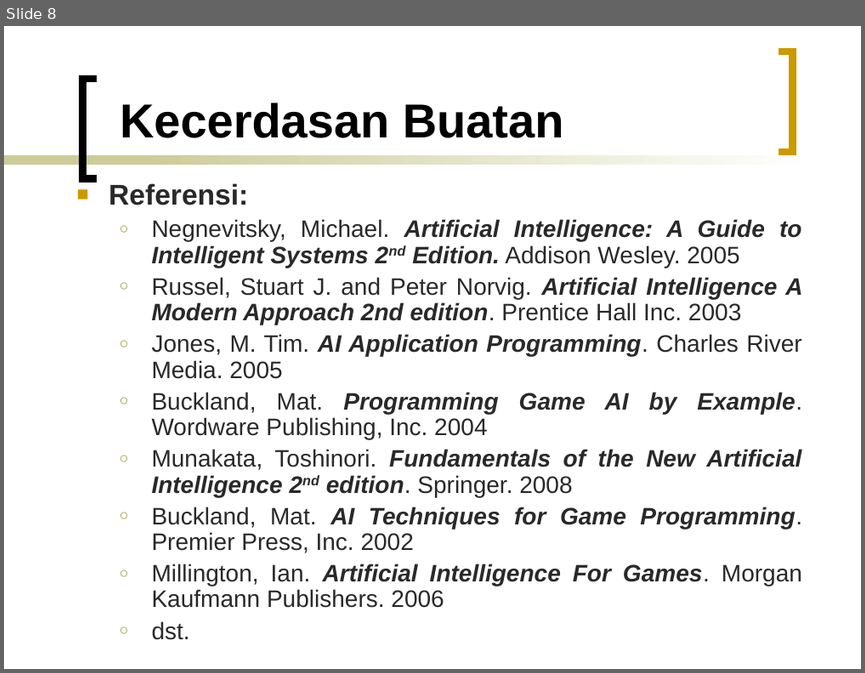
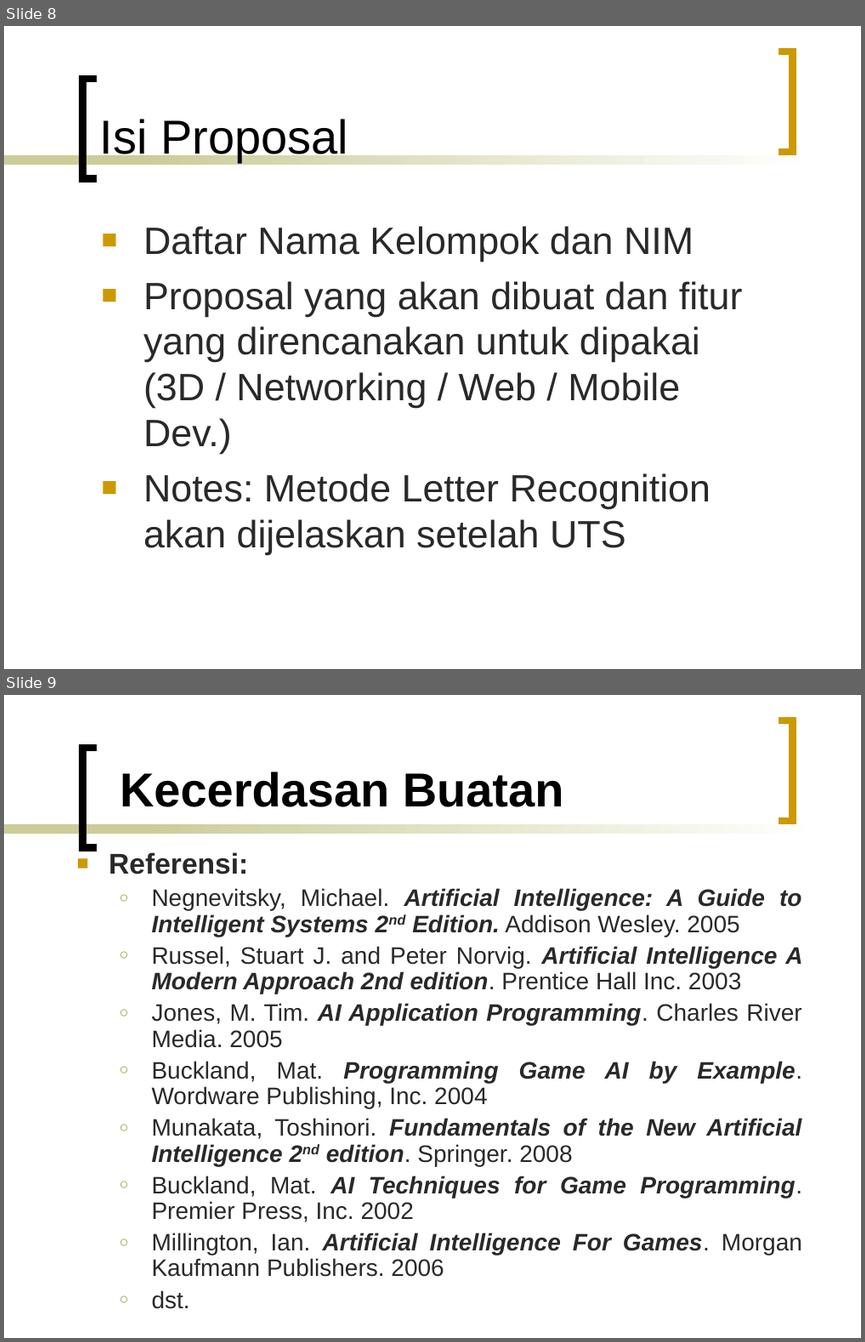
Before and after one commit to hrtanto1986/KB-UKP, a slide deck: Project-KB-2017.ppt. Shown one above the other, each under a label of ours: slide 8 before the commit, slides 8 and 9 after it. The pictures are 865x673 and 865x1342 pixels, drawn with LibreOffice and Linux fonts; fonts in the diff are those of the drawing. Boxes give left, top, right and bottom in pixels: in the first picture for what was removed or moved away, otherwise in the second. Text is boxed around its words. In the diff, an @@ line names an element or a change of style, - is before the commit and + after.

Commit message:
Tambahan Kriteria Isi Proposal

```diff
--- a/Project-KB-2017.ppt
+++ b/Project-KB-2017.ppt
@@ slide 8 added at (x1=4, y1=26, x2=861, y2=669), background #FFFFFF; not listed: 4 template elements that a slide beside it also shows @@
@@ title added at (x1=100, y1=119, x2=348, y2=161), 40 pt, text #000000 @@
+Isi Proposal
@@ text added at (x1=143, y1=226, x2=743, y2=555), 32 pt, text #292929 @@
+■ Daftar Nama Kelompok dan NIM
+■ Proposal yang akan dibuat dan fitur yang direncanakan untuk dipakai (3D / Networking / Web / Mobile Dev.)
+■ Notes: Metode Letter Recognition akan dijelaskan setelah UTS
@@ what was slide 8 is now slide 9 @@
```
